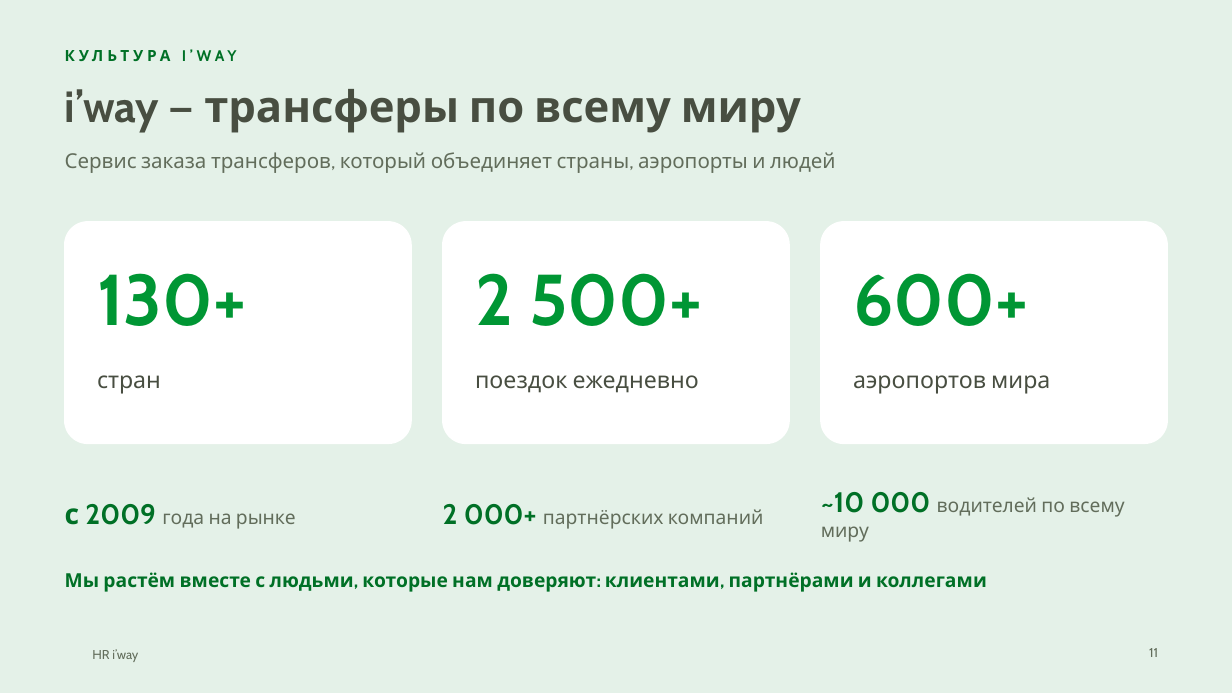
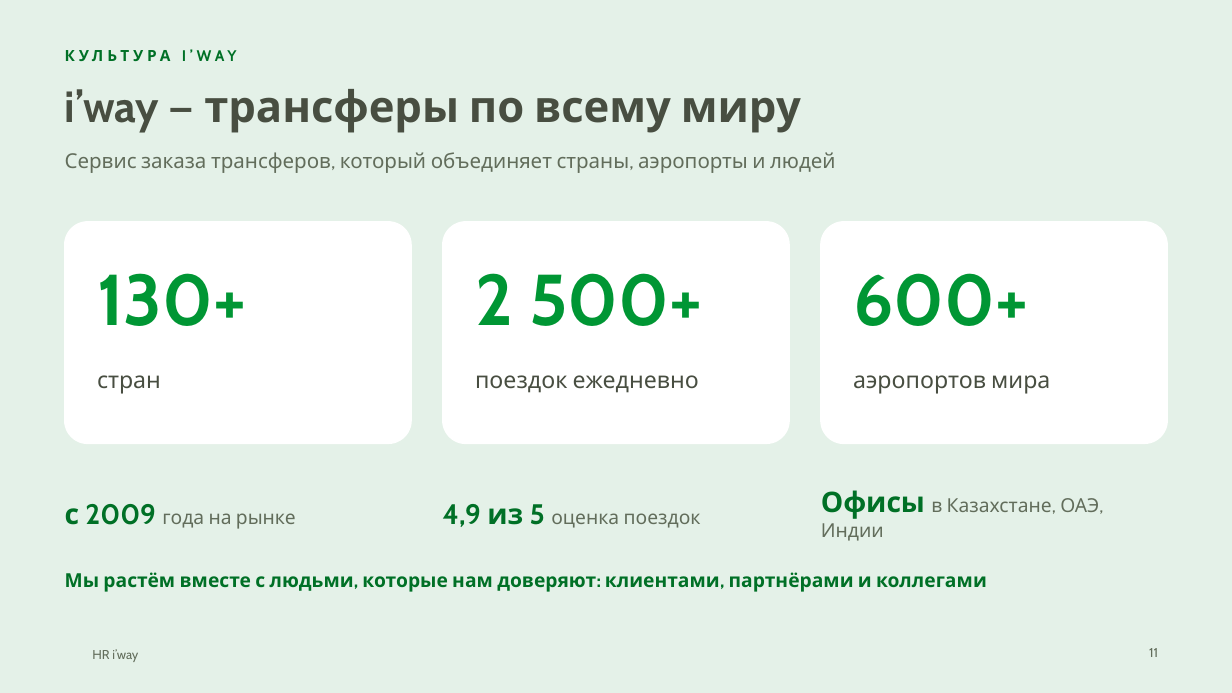
Before and after one commit to hriwayhr/HR-projects, a slide deck: slide 11 of presentations/HR-iway-onboarding-2026.pptx. Drawn at 1232x693 pixels with LibreOffice and Linux fonts; fonts in the diff are those of the drawing; background and template pictures are left out. Boxes give left, top, right and bottom in pixels: in the first picture for what was removed or moved away, otherwise in the second. Text is boxed around its words. In the diff, an @@ line names an element or a change of style, - is before the commit and + after.

```diff
--- a/presentations/HR-iway-onboarding-2026.pptx
+++ b/presentations/HR-iway-onboarding-2026.pptx
@@ text at box(443, 504, 701, 528): text changed @@
-2 000+ партнёрских компаний
+4,9 из 5 оценка поездок
@@ text at box(821, 490, 1099, 541): text changed @@
-~10 000 водителей по всему миру
+Офисы в Казахстане, ОАЭ, Индии
```
Also in this commit, not shown: 1 other slide changed.
